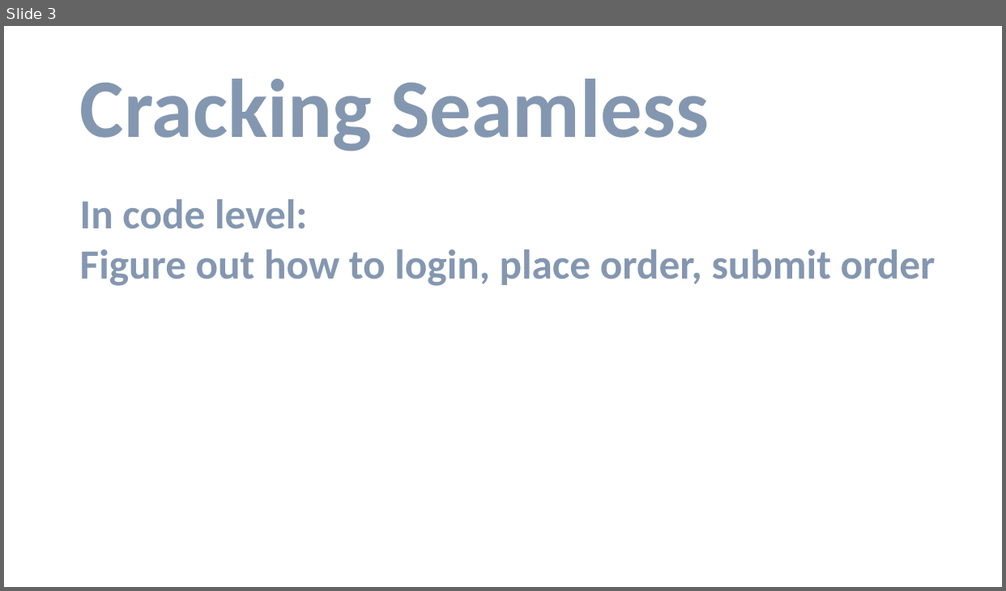
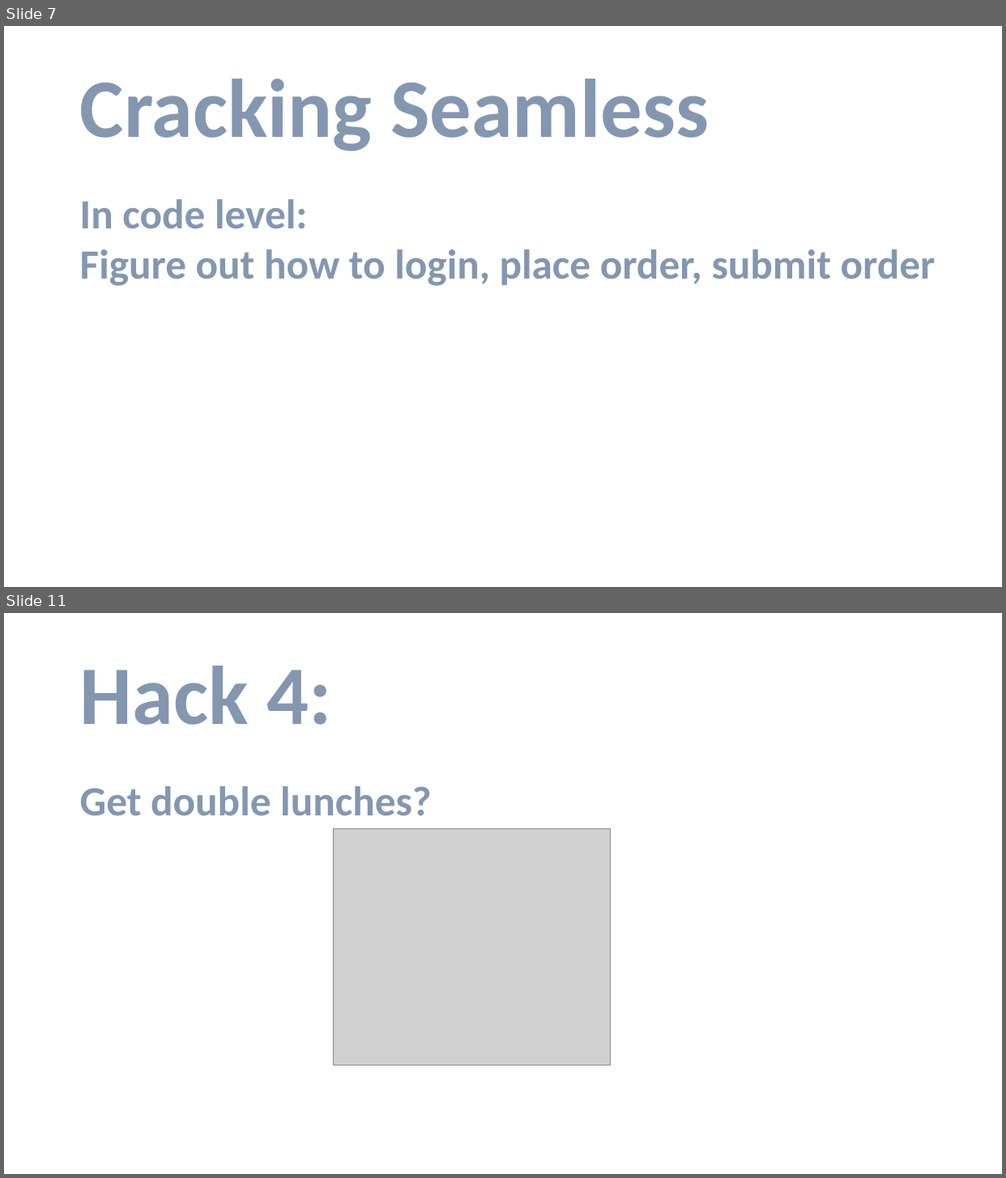
Before and after one commit to mincongzhang/PlayWithPhantomjs, a slide deck: SeamsGood.pptx. Shown one above the other, each under a label of ours: slide 3 before the commit, slides 7 and 11 after it; the slides between them are not shown. The pictures are 1006x591 and 1006x1178 pixels, drawn with LibreOffice and Linux fonts; fonts in the diff are those of the drawing; grey boxes stand for pictures. Boxes give left, top, right and bottom in pixels: in the first picture for what was removed or moved away, otherwise in the second. Text is boxed around its words. In the diff, an @@ line names an element or a change of style, - is before the commit and + after.

```diff
--- a/SeamsGood.pptx
+++ b/SeamsGood.pptx
@@ slide 11 added at box(4, 613, 1002, 1174), background #FFFFFF @@
@@ title added at box(80, 666, 331, 725), 80 pt, text #8497B0, bold @@
+Hack 4:
@@ text added at box(80, 786, 432, 816), 40 pt, text #8497B0, bold @@
+Get double lunches?
@@ picture added at box(333, 828, 610, 1065) @@
@@ what was slide 3 is now slide 7 @@
```
Also in this commit, not shown: 4 slides changed, 3 other slides added.
